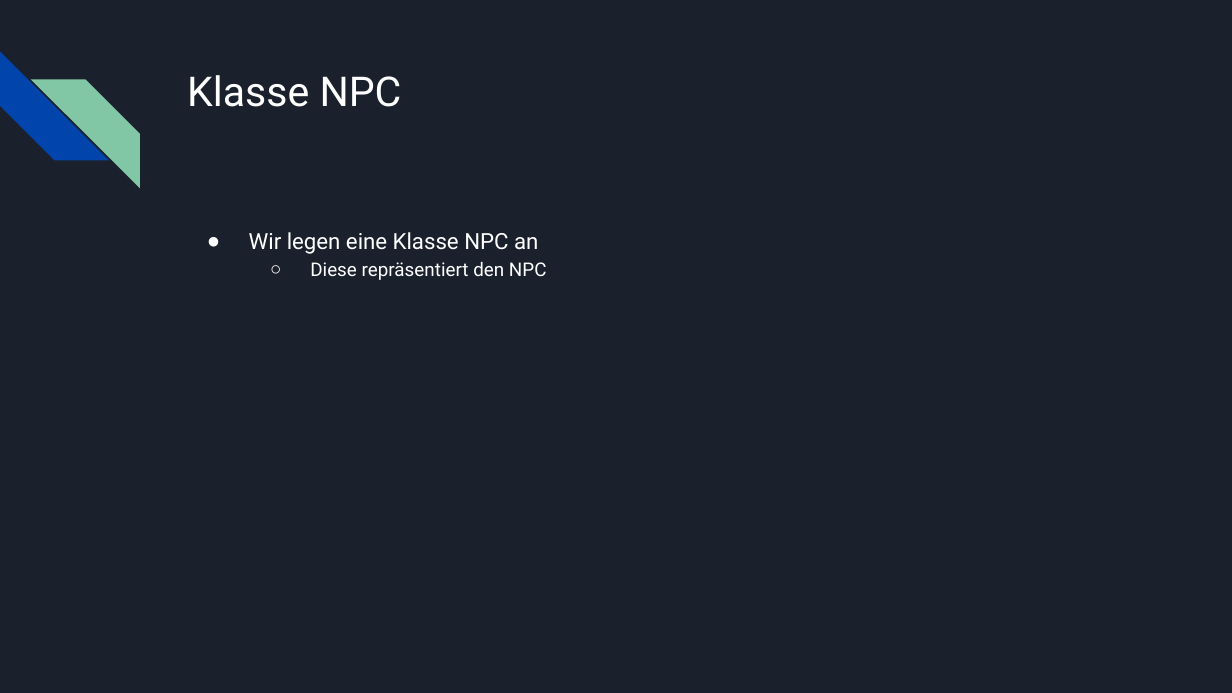
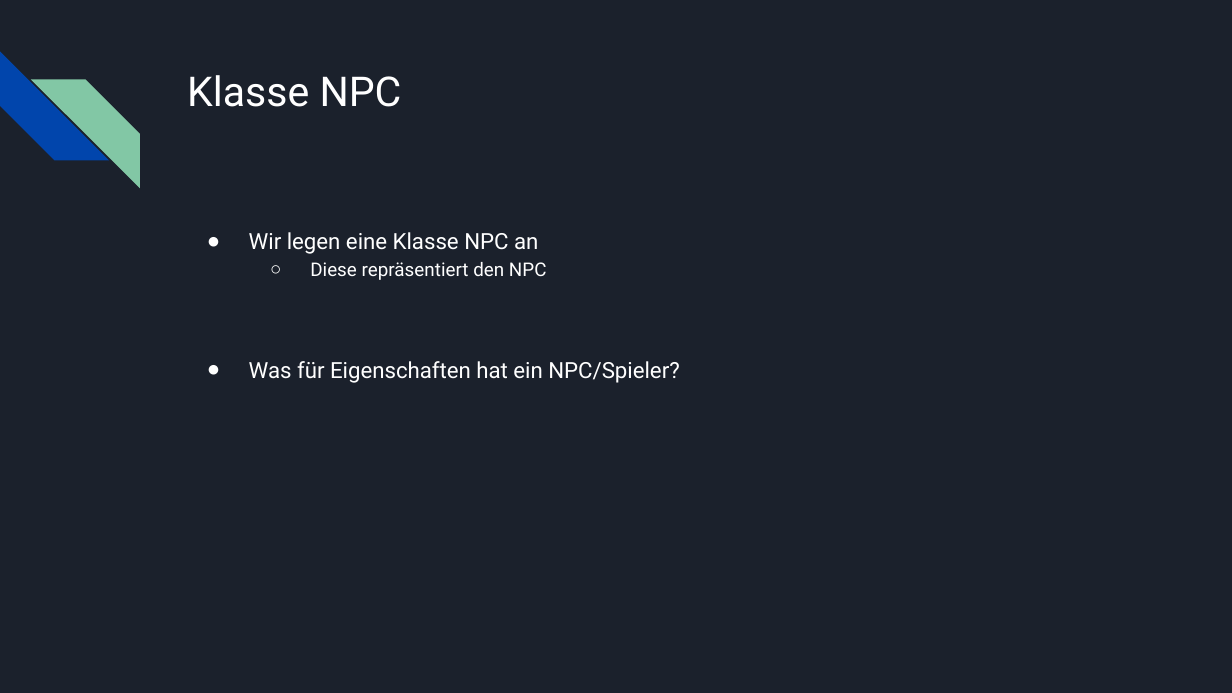
Before and after one commit to Andreas-FHE/NPCPlugin, a slide deck: slide 12 of documentation/AI4Kids_presentation1_NPC.pptx (slide 11 before the commit). Drawn at 1232x693 pixels with LibreOffice and Linux fonts; fonts in the diff are those of the drawing. Boxes give left, top, right and bottom in pixels: in the first picture for what was removed or moved away, otherwise in the second. Text is boxed around its words. In the diff, an @@ line names an element or a change of style, - is before the commit and + after.

```diff
--- a/documentation/AI4Kids_presentation1_NPC.pptx
+++ b/documentation/AI4Kids_presentation1_NPC.pptx
@@ text at (249, 361, 679, 383): paragraph added @@
+● Was für Eigenschaften hat ein NPC/Spieler?
```
Also in this commit, not shown: 4 other slides changed, 3 slides added, 1 slide removed, 4 other files.
